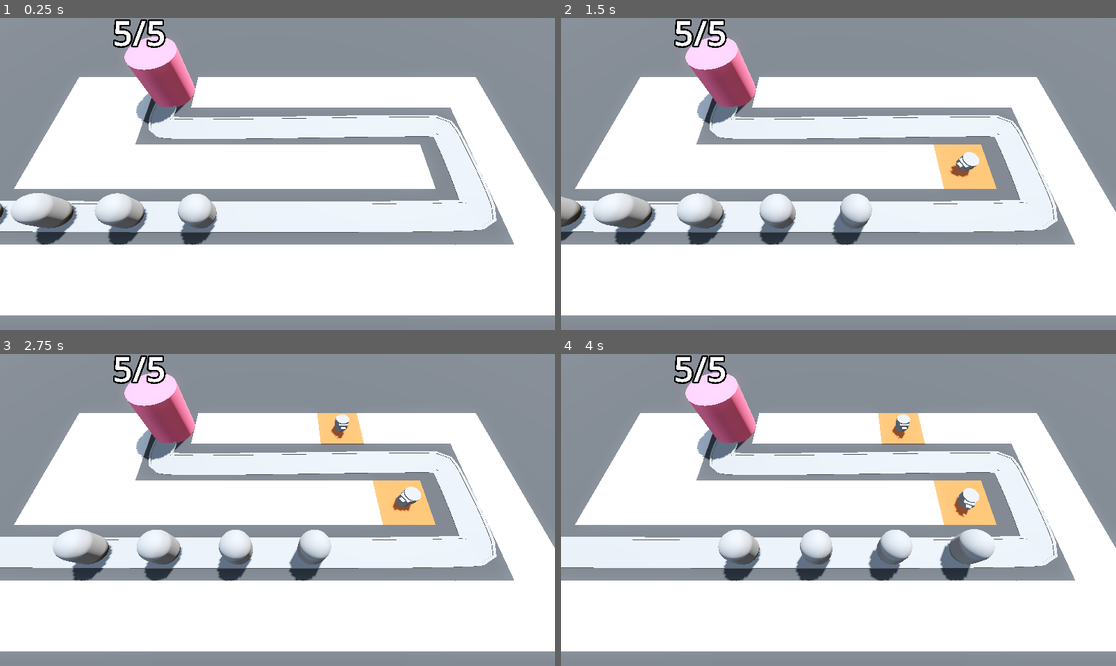
Above: before the commit, frames 1-4 (two rows, left to right).
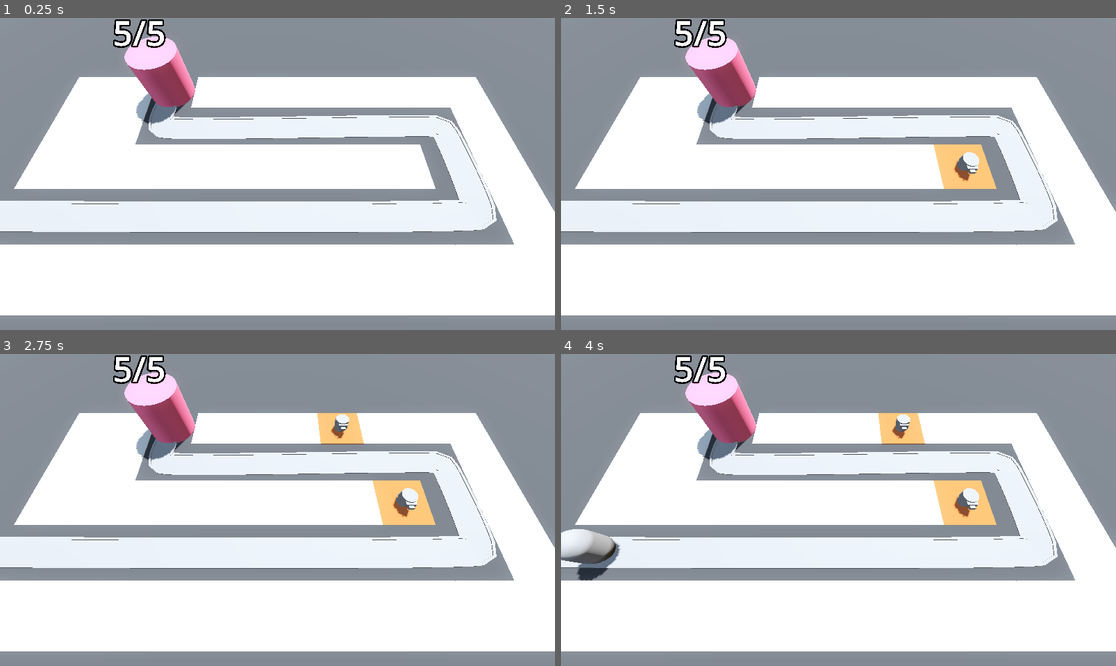
Above: after the commit, the same moments.

Repository: ivdobry/barbarianTD
Game: Godot game, scene res://scenes/base_level.tscn
The game is run twice, just before and just after one commit, with the same random seed, the same clock (stepped at 60 frames per second) and the same inputs.
Inputs (mouse positions are in pixels of both pictures, inside the frame that each line leads up to):
- Up to frame 1 (0.25 s): no input
- Up to frame 2 (1.5 s): move the mouse to (960, 158) at 0.52 s; press the mouse at (960, 158) at 0.53 s; move the mouse to (727, 189) at 1.27 s; release the mouse at (727, 189) at 1.28 s; click (727, 189) at 1.35 s
- Up to frame 3 (2.75 s): move the mouse to (333, 441) at 2.02 s; press the mouse at (333, 441) at 2.03 s
- Up to frame 4 (4 s): move the mouse to (810, 572) at 2.77 s; release the mouse at (810, 572) at 2.78 s; click (810, 572) at 2.85 s; move the mouse to (1005, 556) at 3.52 s; press the mouse at (1005, 556) at 3.53 s

The runs differ from the first frame. In frame 1, 2.7% of the frame differs, in the area x 0-40%, y 56-73%; in frame 2, 3.6%; in frame 3, 3.1%; in frame 4, 4.1%, in the area x 0-79%, y 43-73%.
Error after the commit: Invalid access to property or key 'global_position' on a base object of type 'Timer'. (res://scenes/turret/turret.gd:31)

Commit message:
Instantiate enemies.

Diff:
--- a/scenes/base_level.tscn
+++ b/scenes/base_level.tscn
@@ -1,9 +1,10 @@
-[gd_scene load_steps=12 format=3 uid="uid://c06t4jyybkkae"]
+[gd_scene load_steps=13 format=3 uid="uid://c06t4jyybkkae"]
 
 [ext_resource type="MeshLibrary" uid="uid://b5vdn7cnsmxfj" path="res://mesh library/SpaceLibrary.tres" id="1_6tisa"]
 [ext_resource type="PackedScene" uid="uid://7bcpu5hp5ibu" path="res://scenes/camera/ray_picker_camera.tscn" id="1_oox4p"]
 [ext_resource type="PackedScene" uid="uid://dy8v6xnkbj4vx" path="res://scenes/enemy/enemy.tscn" id="2_dbkse"]
 [ext_resource type="PackedScene" uid="uid://cg0un1v8vp4ep" path="res://scenes/base/base.tscn" id="3_0n1tn"]
+[ext_resource type="Script" uid="uid://bl8hur2mshjhs" path="res://scenes/enemy_path.gd" id="3_3aqo6"]
 [ext_resource type="Script" uid="uid://cjjygukrxx8e3" path="res://scenes/turret_manager.gd" id="5_k2uud"]
 [ext_resource type="PackedScene" uid="uid://sgdja3wa56la" path="res://scenes/turret/turret.tscn" id="6_3aqo6"]
 
@@ -57,10 +58,12 @@
 "cells": PackedInt32Array(65535, 65534, 0, 65535, 2, 0, 65531, 65535, 0, 4, 65535, 0, 65531, 2, 0, 65533, 2, 0, 65534,  …(306 unchanged characters)…
 }
 
-[node name="Path3D" type="Path3D" parent="."]
+[node name="EnemyPath" type="Path3D" parent="."]
 curve = SubResource("Curve3D_6tisa")
+script = ExtResource("3_3aqo6")
+enemy_scene = ExtResource("2_dbkse")
 
-[node name="Road" type="CSGPolygon3D" parent="Path3D"]
+[node name="Road" type="CSGPolygon3D" parent="EnemyPath"]
 polygon = PackedVector2Array(-1, 0, -1, 0.1, 1, 0.1, 1, 0)
 mode = 2
 path_node = NodePath("..")
@@ -74,7 +77,7 @@
 path_u_distance = 1.0
 path_joined = false
 
-[node name="LeftEdge" type="CSGPolygon3D" parent="Path3D"]
+[node name="LeftEdge" type="CSGPolygon3D" parent="EnemyPath"]
 polygon = PackedVector2Array(-1.1, 0, -1.1, 0.15, -0.9, 0.15, -0.9, 0)
 mode = 2
 path_node = NodePath("..")
@@ -88,7 +91,7 @@
 path_u_distance = 1.0
 path_joined = false
 
-[node name="RightEdge" type="CSGPolygon3D" parent="Path3D"]
+[node name="RightEdge" type="CSGPolygon3D" parent="EnemyPath"]
 polygon = PackedVector2Array(0.9, 0, 0.9, 0.15, 1.1, 0.15, 1.1, 0)
 mode = 2
 path_node = NodePath("..")
@@ -102,24 +105,9 @@
 path_u_distance = 1.0
 path_joined = false
 
-[node name="Enemy" parent="Path3D" instance=ExtResource("2_dbkse")]
-transform = Transform3D(-0.0069602854, 0.0020775187, -0.99996036, -2.3282752e-10, 0.99998546, 0.0020775672, 0.9999623, 1.4460902e-05, -0.006960272, -26.405573, 0, 6.0292697)
-
-[node name="Enemy2" parent="Path3D" instance=ExtResource("2_dbkse")]
-transform = Transform3D(-0.0055262498, 0.0017830264, -0.9999686, -2.7713459e-06, 0.99998474, 0.0017830674, 0.9999712, 1.2625118e-05, -0.00552623, -21.405851, -0.009489734, 6.059698)
-progress = 5.0
-
-[node name="Enemy3" parent="Path3D" instance=ExtResource("2_dbkse")]
-transform = Transform3D(-0.004520033, 0.0015764064, -0.99997526, -4.4614985e-06, 0.99998635, 0.0015764412, 0.9999763, 1.1587122e-05, -0.0045200214, -16.405766, -0.01789266, 6.0848336)
-progress = 10.0
-
-[node name="Enemy4" parent="Path3D" instance=ExtResource("2_dbkse")]
-transform = Transform3D(-0.0033878083, 0.0013439506, -0.9999801, -6.113934e-06, 0.9999867, 0.0013439779, 0.99998075, 1.0667106e-05, -0.003387798, -11.405804, -0.02521103, 6.104687)
-progress = 15.0
-
-[node name="Enemy5" parent="Path3D" instance=ExtResource("2_dbkse")]
-transform = Transform3D(-0.0019695973, 0.0010527103, -0.9999842, -7.815951e-06, 0.99998707, 0.0010527269, 0.99998325, 9.889431e-06, -0.001969591, -6.40581, -0.0312357, 6.1182404)
-progress = 20.0
+[node name="Timer" type="Timer" parent="EnemyPath"]
+wait_time = 2.0
+autostart = true
 
 [node name="Base" parent="." instance=ExtResource("3_0n1tn")]
 transform = Transform3D(1, 0, 0, 0, 1, 0, 0, 0, 1, -10, 0, -6)
@@ -127,4 +115,6 @@
 [node name="TurretManager" type="Node3D" parent="." node_paths=PackedStringArray("enemy_path")]
 script = ExtResource("5_k2uud")
 turret = ExtResource("6_3aqo6")
-enemy_path = NodePath("../Path3D")
+enemy_path = NodePath("../EnemyPath")
+
+[connection signal="timeout" from="EnemyPath/Timer" to="EnemyPath" method="_on_timer_timeout"]
--- /dev/null
+++ b/scenes/enemy_path.gd
@@ -0,0 +1,11 @@
+extends Path3D
+
+@export var enemy_scene: PackedScene
+
+
+func _spawn_enemy() -> void:
+	var new_enemy = enemy_scene.instantiate()
+	add_child(new_enemy)
+
+func _on_timer_timeout() -> void:
+	_spawn_enemy()
Not shown, added: scenes/enemy_path.gd.uid
